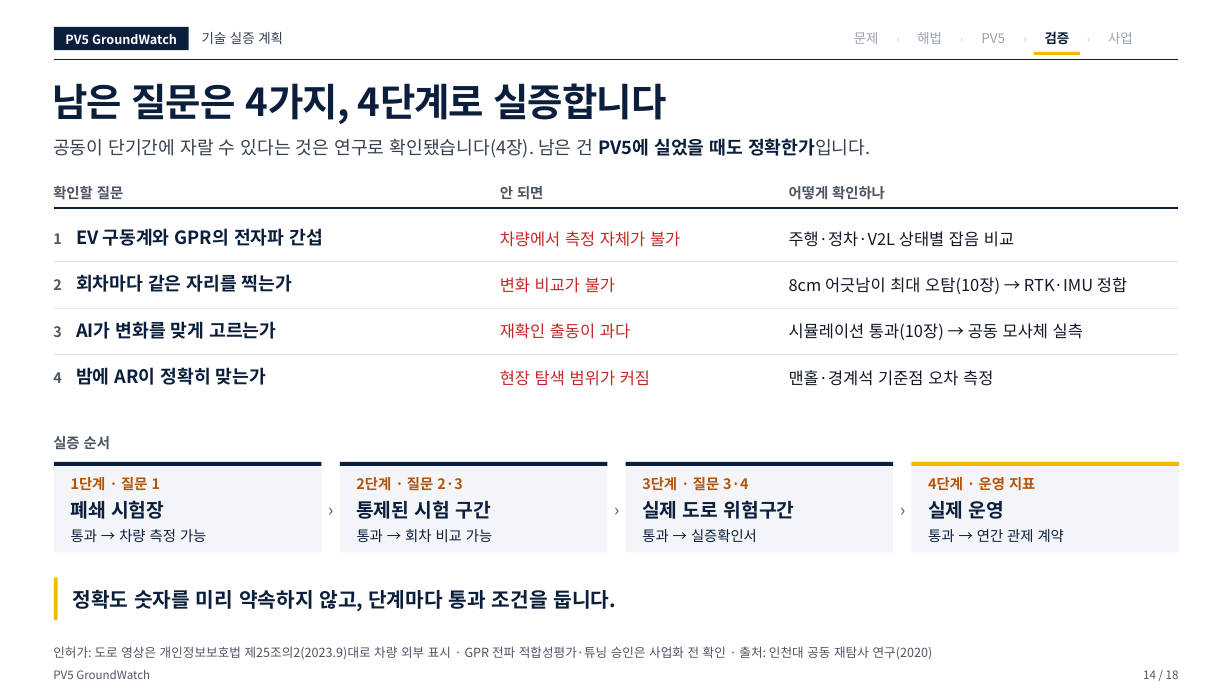
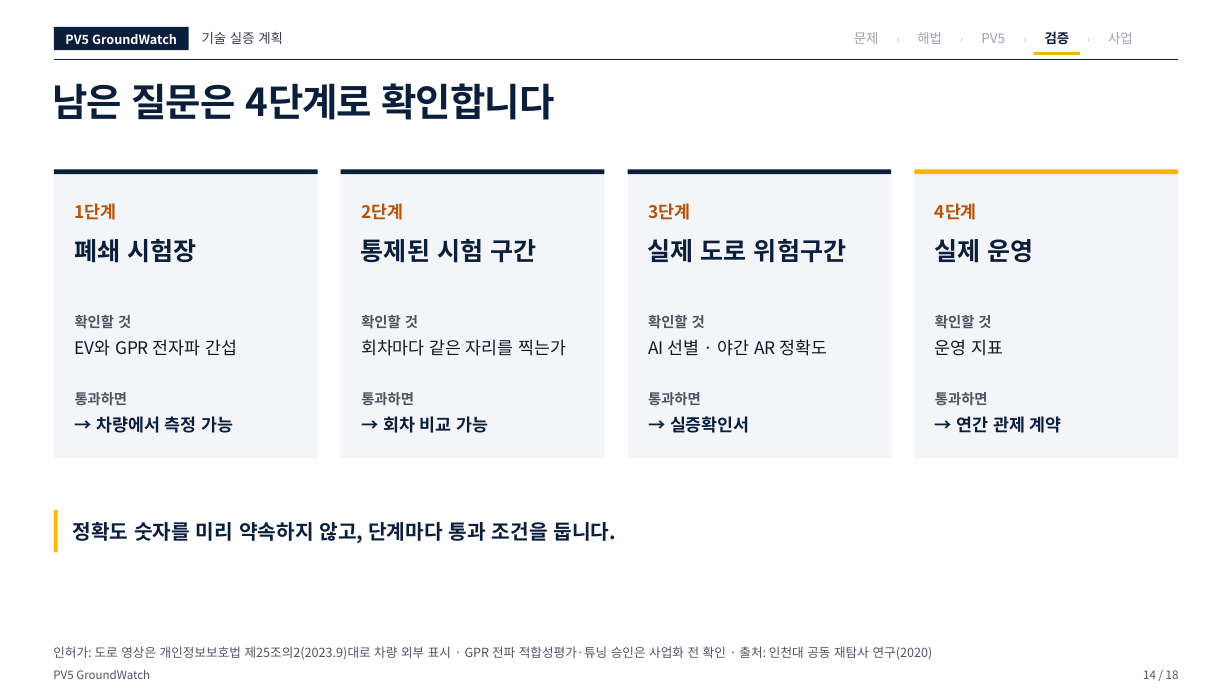
Before and after one commit to woojin-choe/pv5-hose-lab, a slide deck: slide 14 of ppt_all/PV5_GroundWatch_10_25.pptx. Drawn at 1232x693 pixels with LibreOffice and Linux fonts; fonts in the diff are those of the drawing. Boxes give left, top, right and bottom in pixels: in the first picture for what was removed or moved away, otherwise in the second. Text is boxed around its words. In the diff, an @@ line names an element or a change of style, - is before the commit and + after.

```diff
--- a/ppt_all/PV5_GroundWatch_10_25.pptx
+++ b/ppt_all/PV5_GroundWatch_10_25.pptx
@@ text at box(52, 83, 554, 120): text changed @@
-남은 질문은 4가지, 4단계로 실증합니다
+남은 질문은 4단계로 확인합니다
@@ text removed at box(53, 138, 870, 158) @@
-공동이 단기간에 자랄 수 있다는 것은 연구로 확인됐습니다(4장). 남은 건 PV5에 실었을 때도 정확한가입니다.
@@ rectangle: place and size @@
-rectangle at box(54, 462, 322, 466)
+rectangle at box(54, 169, 317, 174)
@@ rectangle: place and size @@
-rectangle at box(340, 462, 608, 466)
+rectangle at box(341, 169, 604, 174)
@@ rectangle: place and size @@
-rectangle at box(626, 462, 894, 466)
+rectangle at box(628, 169, 891, 174)
@@ rectangle: place and size @@
-rectangle at box(911, 462, 1179, 466)
+rectangle at box(915, 169, 1178, 174)
@@ text at box(74, 203, 116, 220): text changed; size 11.2 to 13.5 pt; text colour #4B5563 to #B45309 @@
-확인할 질문
+1단계
@@ text "폐쇄 시험장": place and size @@
-text "폐쇄 시험장" at box(70, 500, 164, 519)
+text "폐쇄 시험장" at box(74, 239, 196, 263)
@@ text "통제된 시험 구간": place and size @@
-text "통제된 시험 구간" at box(356, 500, 491, 519)
+text "통제된 시험 구간" at box(361, 239, 536, 263)
@@ text "실제 도로 위험구간": place and size @@
-text "실제 도로 위험구간" at box(642, 500, 795, 519)
+text "실제 도로 위험구간" at box(648, 239, 846, 263)
@@ size 15 to 19.5 pt in 4 elements at box(74, 239, 196, 263), box(361, 239, 536, 263), box(648, 239, 846, 263), box(935, 239, 1034, 263) @@
@@ text "실제 운영": place and size @@
-text "실제 운영" at box(928, 501, 1004, 519)
+text "실제 운영" at box(935, 239, 1034, 263)
@@ text at box(75, 315, 131, 328): text changed @@
-어떻게 확인하나
+확인할 것
@@ text at box(74, 339, 237, 356): text changed; size 14.2 to 13.5 pt; text colour #0B1E3C to #111827; bold off @@
-EV 구동계와 GPR의 전자파 간섭
+EV와 GPR 전자파 간섭
@@ text "회차마다 같은 자리를 찍는가": place and size @@
-text "회차마다 같은 자리를 찍는가" at box(76, 274, 292, 292)
+text "회차마다 같은 자리를 찍는가" at box(361, 339, 566, 356)
@@ text "회차마다 같은 자리를 찍는가" at box(361, 339, 566, 356): size 14.2 to 13.5 pt, text colour #0B1E3C to #111827, bold off @@
@@ text at box(935, 339, 1003, 356): text changed; size 11.2 to 13.5 pt; text colour #B45309 to #111827; bold off @@
-4단계 · 운영 지표
+운영 지표
@@ group removed at box(53, 186, 1178, 386): 15 texts, 4 freeform shapes @@
-안 되면
-1
-차량에서 측정 자체가 불가
-주행·정차·V2L 상태별 잡음 비교
-2
-변화 비교가 불가
-8cm 어긋남이 최대 오탐(10장) → RTK·IMU 정합
-3
-AI가 변화를 맞게 고르는가
-재확인 출동이 과다
-시뮬레이션 통과(10장) → 공동 모사체 실측
-4
-밤에 AR이 정확히 맞는가
-현장 탐색 범위가 커짐
-맨홀·경계석 기준점 오차 측정
@@ text at box(96, 416, 233, 433): text changed; size 11.2 to 13.5 pt; bold on @@
-통과 → 차량 측정 가능
+→ 차량에서 측정 가능
@@ text at box(383, 416, 488, 433): text changed; size 11.2 to 13.5 pt; bold on @@
-통과 → 회차 비교 가능
+→ 회차 비교 가능
@@ text at box(670, 416, 749, 433): text changed; size 11.2 to 13.5 pt; bold on @@
-통과 → 실증확인서
+→ 실증확인서
@@ group added at box(54, 169, 1178, 457): 11 texts, 4 rectangles @@
+통과하면
+2단계
+확인할 것
+통과하면
+3단계
+확인할 것
+AI 선별 · 야간 AR 정확도
+통과하면
+4단계
+확인할 것
+통과하면
@@ text at box(957, 416, 1062, 433): text changed; size 11.2 to 13.5 pt; bold on @@
-통과 → 연간 관제 계약
+→ 연간 관제 계약
@@ group removed at box(53, 436, 1179, 553): 7 texts, 4 rectangles @@
-실증 순서
-1단계 · 질문 1
-›
-2단계 · 질문 2·3
-›
-3단계 · 질문 3·4
-›
@@ rectangle: place and size @@
-rectangle at box(54, 578, 57, 620)
+rectangle at box(54, 510, 57, 553)
@@ text "정확도 숫자를 미리 약속하지 않고, ...": place and size @@
-text "정확도 숫자를 미리 약속하지 않고, ..." at box(72, 590, 617, 611)
+text "정확도 숫자를 미리 약속하지 않고, ..." at box(72, 522, 617, 543)
```
Also in this commit, not shown: 12 other slides changed, 18 other files.
